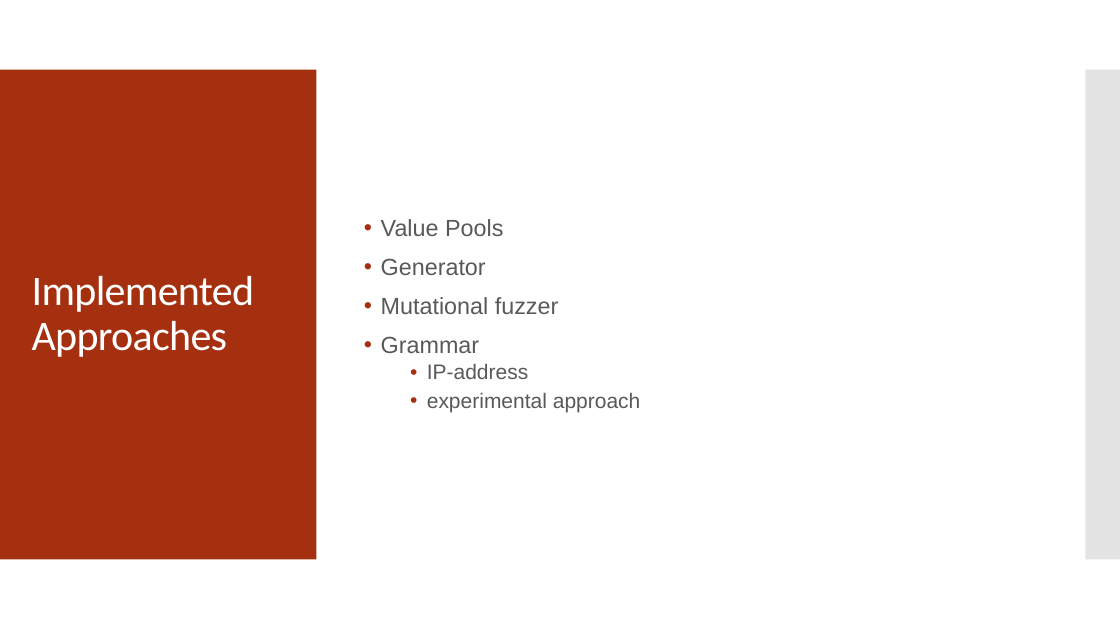
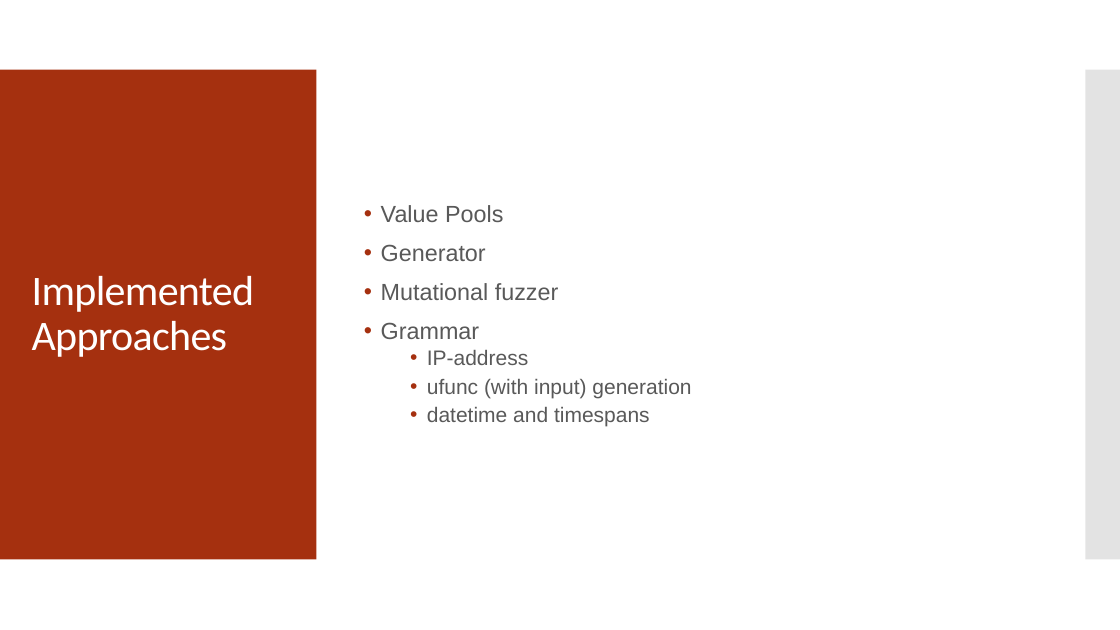
Before and after one commit to 12rcu/NumpyFuzzer, a slide deck: slide 3 of NumPy_Fuzzer_Presentation.pptx. Drawn at 1120x630 pixels with LibreOffice and Linux fonts; fonts in the diff are those of the drawing. Boxes give left, top, right and bottom in pixels: in the first picture for what was removed or moved away, otherwise in the second. Text is boxed around its words. In the diff, an @@ line names an element or a change of style, - is before the commit and + after.

Commit message:
feat: extended grammar fuzzer und runner from sl with grammar for datetime (except leap year) and tested it

```diff
--- a/NumPy_Fuzzer_Presentation.pptx
+++ b/NumPy_Fuzzer_Presentation.pptx
@@ text at (427,379,691,427): text changed @@
-  • experimental approach
+  • ufunc (with input) generation
+  • datetime and timespans
```
Also in this commit, not shown: 1 other slide changed, 2 other files.
